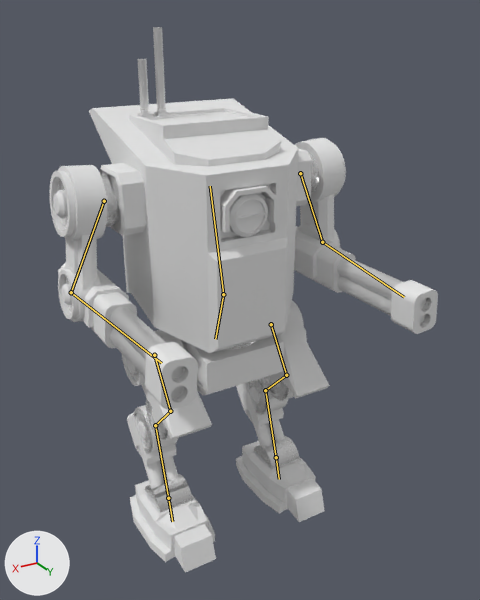
What one commit did to the Blender file models/small_robot/small_robot_complete.blend.
Before and after are seen from a 50 mm camera at (3.36, 5.94, 5.72) aimed at (-0.11, 0.17, 2.84). Every picture has the same lights, and +X, +Y and +Z are marked at lower left. The picture after the commit comes second. The bones that change, and the others that lie on the model, are drawn over the model as lines.

In view in the first picture: 'robot'.
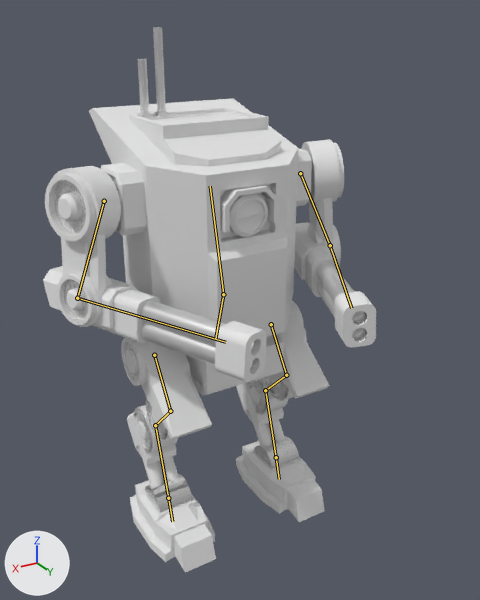
The newer file adds an action. The first version stands in its rest pose; the second is drawn at frame 0 of the action 'aimOffset2'.

What differs and where, as boxes [x1, y1, x2, y2] in the pictures (480 x 600 px):
'robot', posed (14% narrower)
    before: [50, 27, 438, 573]
    after: [43, 27, 376, 573]
bone 'L_upper_arm', root to tip
    before: (300, 173) to (322, 242)
    after: (300, 173) to (330, 245)
bone 'R_upper_arm', root to tip
    before: (104, 201) to (71, 292)
    after: (104, 201) to (77, 298)

What changed in the scene script:
```text
Change bone_l_upper_arm:
    where bone_l_upper_arm = bpy.data.objects['Armature'].pose.bones['L_upper_arm']  # child of 'body'
    bone_l_upper_arm.rotation_quaternion: (1.0, 0.0, 0.0, 0.0) -> (0.98, 0.082, 0.181, 0.01)  # degrees (0, 0, 0) -> degrees (10, 21, 3)
Change bone_r_upper_arm:
    where bone_r_upper_arm = bpy.data.objects['Armature'].pose.bones['R_upper_arm']  # child of 'body'
    bone_r_upper_arm.rotation_quaternion: (1.0, 0.0, 0.0, 0.0) -> (0.98, 0.082, -0.181, -0.01)  # degrees (0, 0, 0) -> degrees (10, -21, -3)
```
